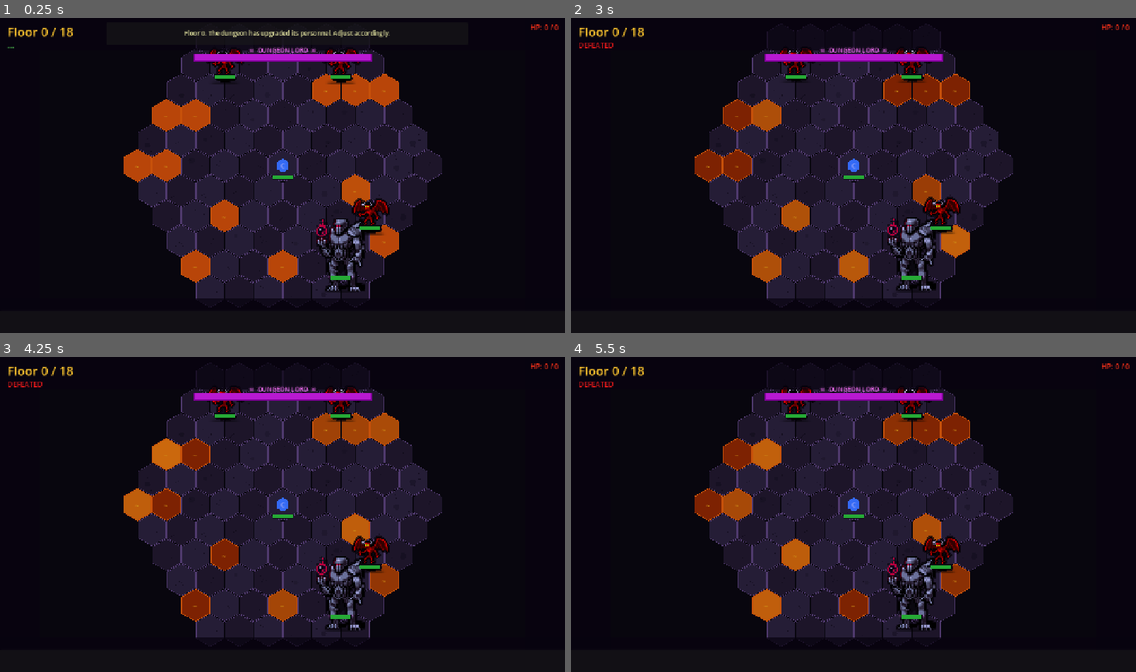
Above: before the commit, frames 1-4 (two rows, left to right).
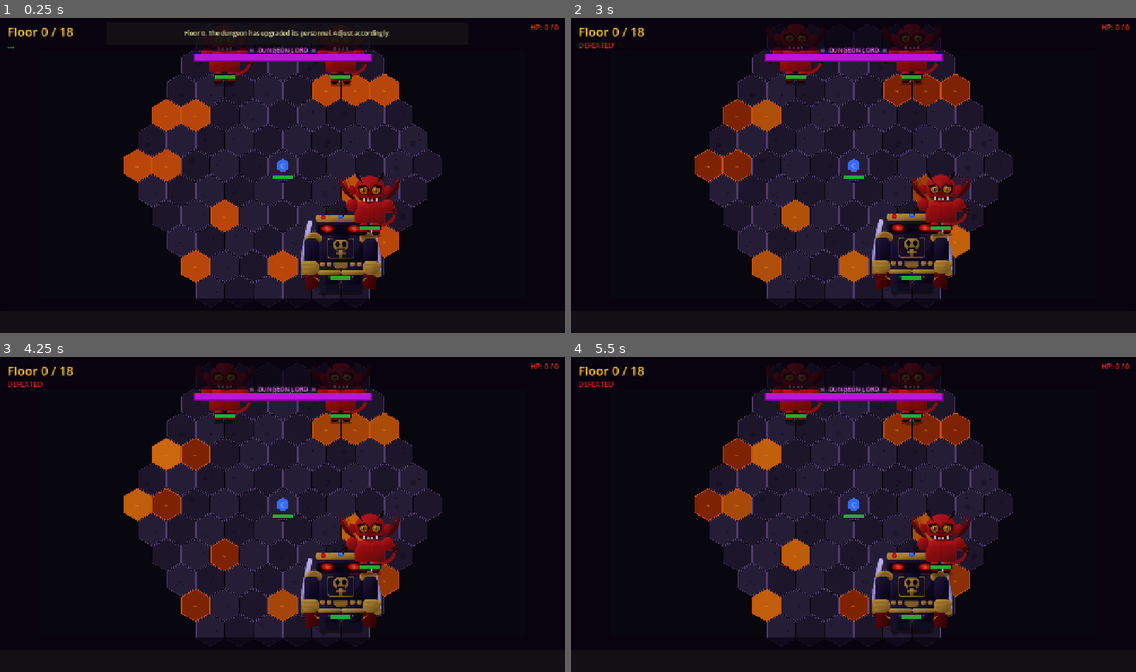
Above: after the commit, the same moments.

Repository: ColdTie/Descent
Game: Godot game, scene res://scenes/BattleScene.tscn
Two runs of this game, one before a commit and one after it. Both use one fixed random seed, a clock stepped at 60 frames per second and the inputs below. This scene is started directly instead of the project's main scene.
Inputs (mouse positions are in pixels of both pictures, inside the frame that each line leads up to):
- Up to frame 1 (0.25 s): no input
- Up to frame 2 (3 s): move the mouse to (706, 166) at 0.52 s; click (706, 166) at 0.67 s; move the mouse to (723, 191) at 1.27 s; click (723, 191) at 1.42 s; move the mouse to (734, 216) at 2.02 s; click (734, 216) at 2.17 s; move the mouse to (751, 241) at 2.77 s; click (751, 241) at 2.92 s
- Up to frame 3 (4.25 s): move the mouse to (197, 605) at 3.52 s; click (197, 605) at 3.67 s
- Up to frame 4 (5.5 s): move the mouse to (780, 631) at 4.27 s; click (780, 631) at 4.42 s; move the mouse to (723, 479) at 5.02 s; click (723, 479) at 5.17 s

The runs differ from the first frame. In frame 1, 4.2% of the frame differs, in the area x 35-71%, y 8-88%; in frame 2, 4.6%; in frame 3, 4.7%, in the area x 34-71%, y 1-88%; in frame 4, 4.6%.

Commit message:
Run 11: SVG sprite pipeline + glow aura visual overhaul
Switch from DCSS 32x32 pixel-art download (gen_sprites_v6.py) to custom
SVG renderer (gen_sprites_v5.py). All 15 characters rendered at 192x192
via cairosvg — sprites grow 5-9x richer: gradient skin, layered
equipment, glowing eyes, magic auras, leathery bat wings.

BattleScene.gd: LINEAR_WITH_MIPMAPS filter replaces NEAREST (SVG art
needs anti-aliasing, not pixel-art crispening). Scale 0.72->0.78 /
0.90->0.95. Colored glow polygon behind each entity: class-color for
hero, blood-red for enemies, void-purple for bosses. Boss glow pulses
with a breathing sine-wave tween (0.28-0.68 alpha, ~2.5s cycle).

ClassSelect.gd: portrait filter updated to LINEAR_WITH_MIPMAPS.
deploy.yml: pip install cairosvg; runs gen_sprites_v5.py.

https://claude.ai/code/session_0188wwvX1PAbGswZWDk2NNZb

Diff:
--- a/scenes/BattleScene.gd
+++ b/scenes/BattleScene.gd
@@ -321,27 +321,52 @@
 	var is_boss: bool = c.sprite_key.begins_with("boss")
 
 	if sprite_tex != null:
-		# Dark disc behind sprite so it reads against any hex colour
+		# Ground shadow (drawn first — appears visually behind all other layers)
+		var shadow := Polygon2D.new()
+		shadow.polygon = _make_hex_pts(HEX_SIZE * (0.54 if is_boss else 0.44))
+		shadow.color = Color(0.0, 0.0, 0.0, 0.50)
+		shadow.position = Vector2(0.0, HEX_SIZE * 0.28)
+		root.add_child(shadow)
+
+		# Colored glow ring — class color for hero, blood-red for enemies, void-purple for bosses
+		var glow_poly := Polygon2D.new()
+		glow_poly.polygon = _make_hex_pts(HEX_SIZE * (0.84 if is_boss else 0.72))
+		glow_poly.position = Vector2(0.0, -12.0)
+		if is_boss:
+			glow_poly.color = Color(0.55, 0.0, 0.78, 0.42)
+		elif c.faction == Combatant.Faction.HERO:
+			var gc := _hero_class_color()
+			gc.a = 0.38
+			glow_poly.color = gc
+		else:
+			glow_poly.color = Color(0.78, 0.06, 0.04, 0.28)
+		root.add_child(glow_poly)
+
+		# Boss glow pulses like a heartbeat
+		if is_boss:
+			var tw_g: Tween = create_tween()
+			tw_g.set_loops()
+			tw_g.tween_property(glow_poly, "color",
+				Color(0.55, 0.0, 0.78, 0.68), 1.1) \
+				.set_ease(Tween.EASE_IN_OUT).set_trans(Tween.TRANS_SINE)
+			tw_g.tween_property(glow_poly, "color",
+				Color(0.55, 0.0, 0.78, 0.28), 1.4) \
+				.set_ease(Tween.EASE_IN_OUT).set_trans(Tween.TRANS_SINE)
+
+		# Dark disc behind sprite body for readability against any hex colour
 		var disc := Polygon2D.new()
-		disc.polygon = _make_hex_pts(HEX_SIZE * (0.68 if is_boss else 0.58))
-		disc.color = Color(0.0, 0.0, 0.0, 0.50)
+		disc.polygon = _make_hex_pts(HEX_SIZE * (0.70 if is_boss else 0.60))
+		disc.color = Color(0.0, 0.0, 0.0, 0.52)
 		disc.position = Vector2(0.0, -10.0)
 		root.add_child(disc)
 
-		# Drop shadow
-		var shadow := Polygon2D.new()
-		shadow.polygon = _make_hex_pts(HEX_SIZE * (0.52 if is_boss else 0.42))
-		shadow.color = Color(0.0, 0.0, 0.0, 0.45)
-		shadow.position = Vector2(0.0, HEX_SIZE * 0.28)
-		root.add_child(shadow)
-
 		var sprite := Sprite2D.new()
 		sprite.texture = sprite_tex
-		# 192×192 canvas, pixel art content at 128px — NEAREST keeps crispy edges
-		var sprite_scale: float = 0.90 if is_boss else 0.72
+		# SVG art rendered at 192×192 — LINEAR_WITH_MIPMAPS for smooth anti-aliased edges
+		var sprite_scale: float = 0.95 if is_boss else 0.78
 		sprite.scale = Vector2(sprite_scale, sprite_scale)
 		sprite.position = Vector2(0.0, -24.0)
-		sprite.texture_filter = CanvasItem.TEXTURE_FILTER_NEAREST
+		sprite.texture_filter = CanvasItem.TEXTURE_FILTER_LINEAR_WITH_MIPMAPS
 		root.add_child(sprite)
 
 		# Idle breathing bob (enemies bounce a bit faster than hero)
--- a/scenes/ClassSelect.gd
+++ b/scenes/ClassSelect.gd
@@ -92,7 +92,7 @@
 		portrait.texture       = portrait_tex
 		portrait.stretch_mode  = TextureRect.STRETCH_KEEP_ASPECT_CENTERED
 		portrait.expand_mode   = TextureRect.EXPAND_IGNORE_SIZE
-		portrait.texture_filter = CanvasItem.TEXTURE_FILTER_NEAREST
+		portrait.texture_filter = CanvasItem.TEXTURE_FILTER_LINEAR_WITH_MIPMAPS
 		vbox.add_child(portrait)
 	else:
 		var swatch := ColorRect.new()
Binary file changed: assets/portraits/arcanist.png
Binary file changed: assets/portraits/brawler.png
Binary file changed: assets/portraits/rogue.png
Binary file changed: assets/sprites/enemy_boss.png
Binary file changed: assets/sprites/enemy_boss_abyss_keeper.png
Binary file changed: assets/sprites/enemy_boss_dungeon_lord.png
Binary file changed: assets/sprites/enemy_boss_warden.png
Binary file changed: assets/sprites/enemy_demon.png
Binary file changed: assets/sprites/enemy_goblin.png
Binary file changed: assets/sprites/enemy_golem.png
Binary file changed: assets/sprites/enemy_imp.png
Binary file changed: assets/sprites/enemy_skeleton.png
(and 4 more such lines)
